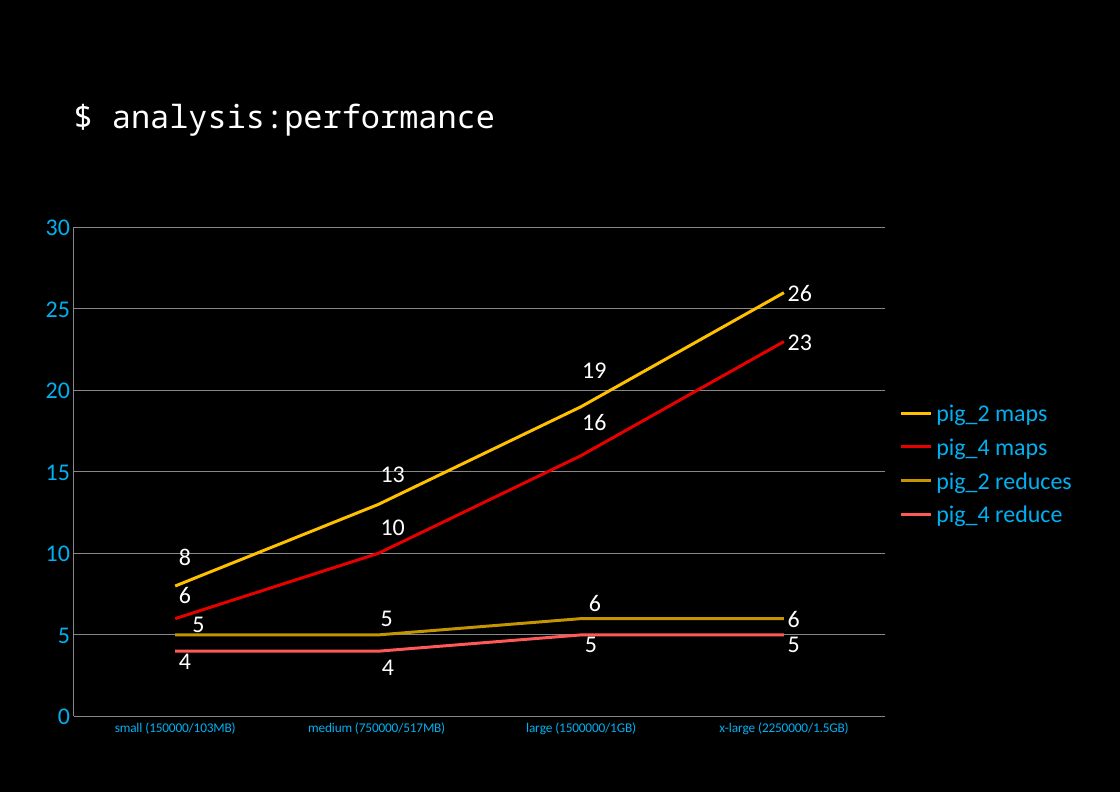
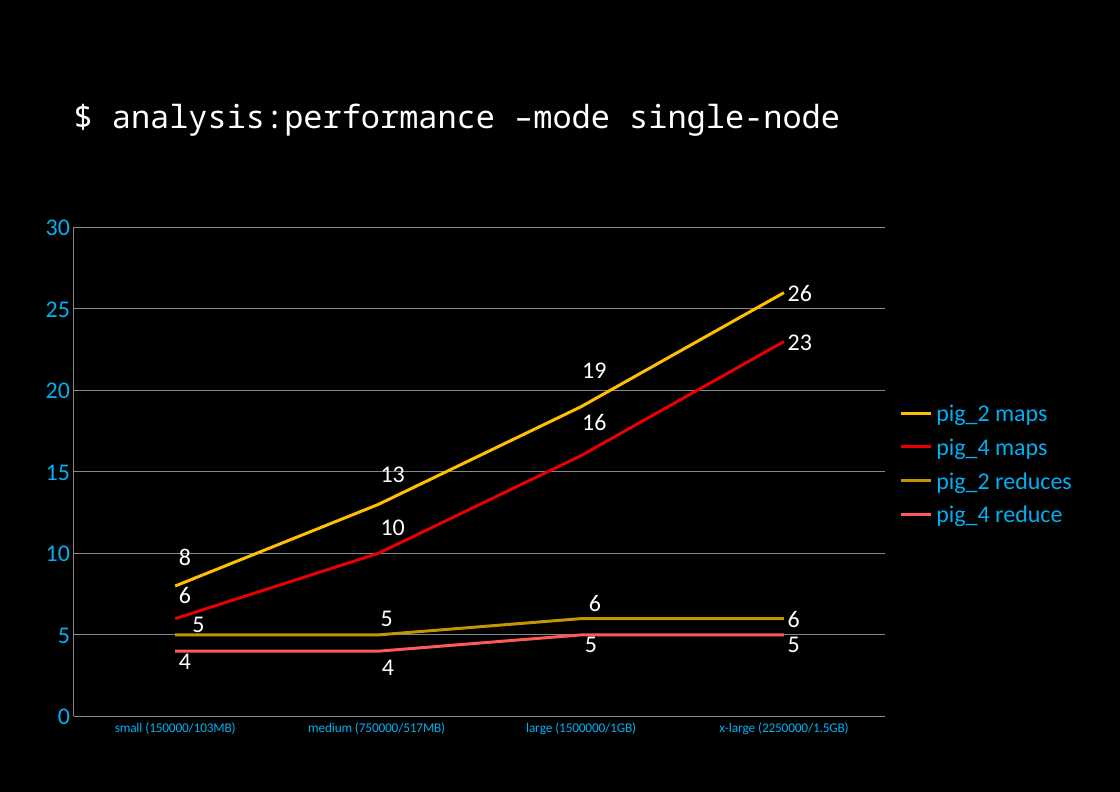
Before and after one commit to dzamurovic/coding-serbia-2014, a slide deck: slide 47 of coding-serbia.pptx. Drawn at 1120x792 pixels with LibreOffice and Linux fonts; fonts in the diff are those of the drawing. Boxes give left, top, right and bottom in pixels: in the first picture for what was removed or moved away, otherwise in the second. Text is boxed around its words. In the diff, an @@ line names an element or a change of style, - is before the commit and + after.

Commit message:
Working on presentation - adding slides 'performance in cluster' - work in progress.

```diff
--- a/coding-serbia.pptx
+++ b/coding-serbia.pptx
@@ text in rectangle at [112,103,840,136]: text changed @@
-$ analysis:performance
+$ analysis:performance –mode single-node
```
Also in this commit, not shown: 1 other slide changed, 2 slides added.
